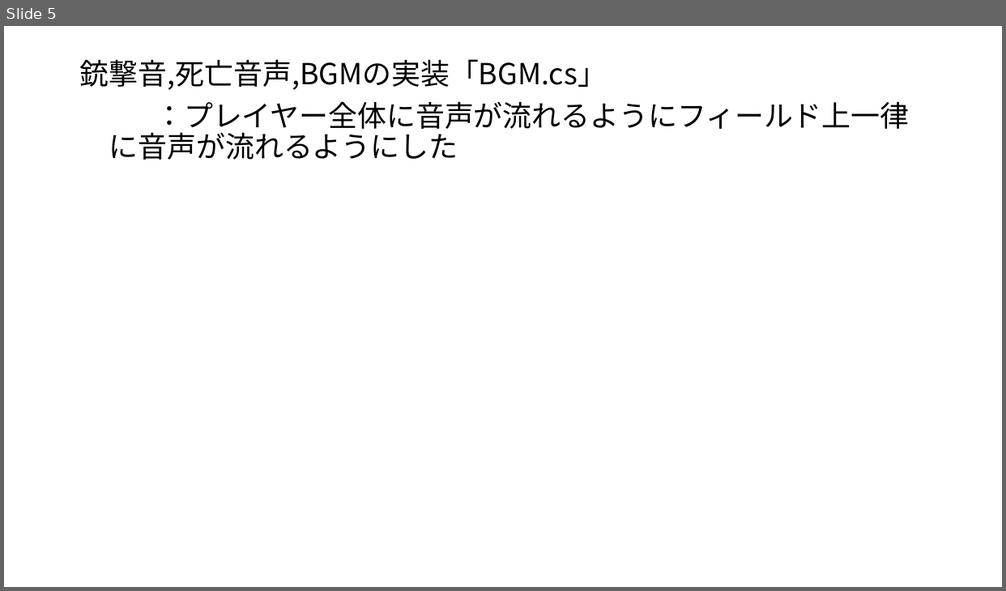
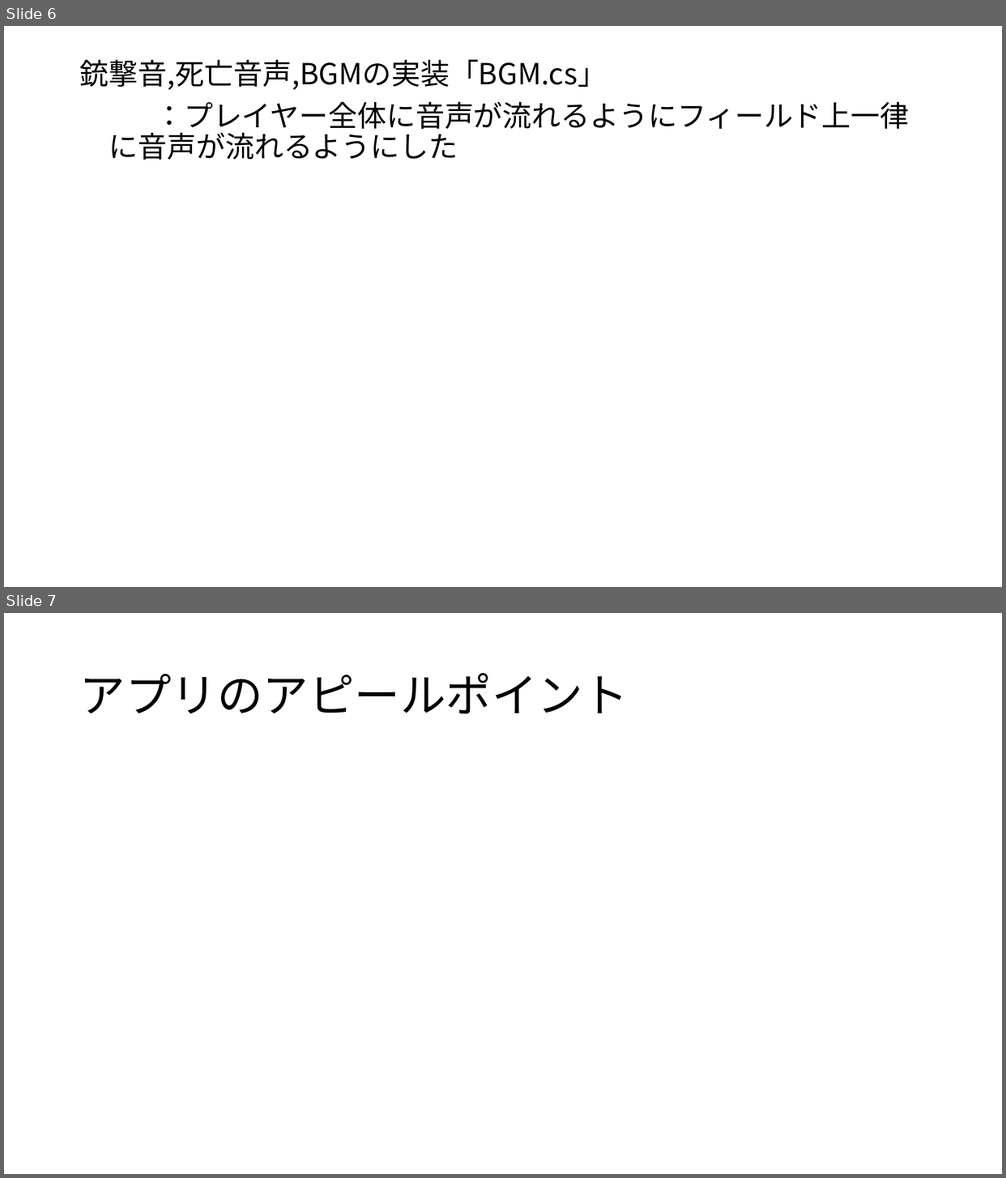
Before and after one commit to CGInteractive2018/CG_Interactive, a slide deck: Unityによるゲーム開発.pptx. Shown one above the other, each under a label of ours: slide 5 before the commit, slides 6 and 7 after it. The pictures are 1006x591 and 1006x1178 pixels, drawn with LibreOffice and Linux fonts; fonts in the diff are those of the drawing. Boxes give left, top, right and bottom in pixels: in the first picture for what was removed or moved away, otherwise in the second. Text is boxed around its words. In the diff, an @@ line names an element or a change of style, - is before the commit and + after.

```diff
--- a/Unityによるゲーム開発.pptx
+++ b/Unityによるゲーム開発.pptx
@@ slide 7 added at <box>4,613,1002,1174</box>, background #FFFFFF @@
@@ title added at <box>80,673,629,714</box>, 44 pt, text #000000 @@
+アプリのアピールポイント
@@ what was slide 5 is now slide 6 @@
```
Also in this commit, not shown: 3 other slides added, 1 slide removed, 2 other files.
